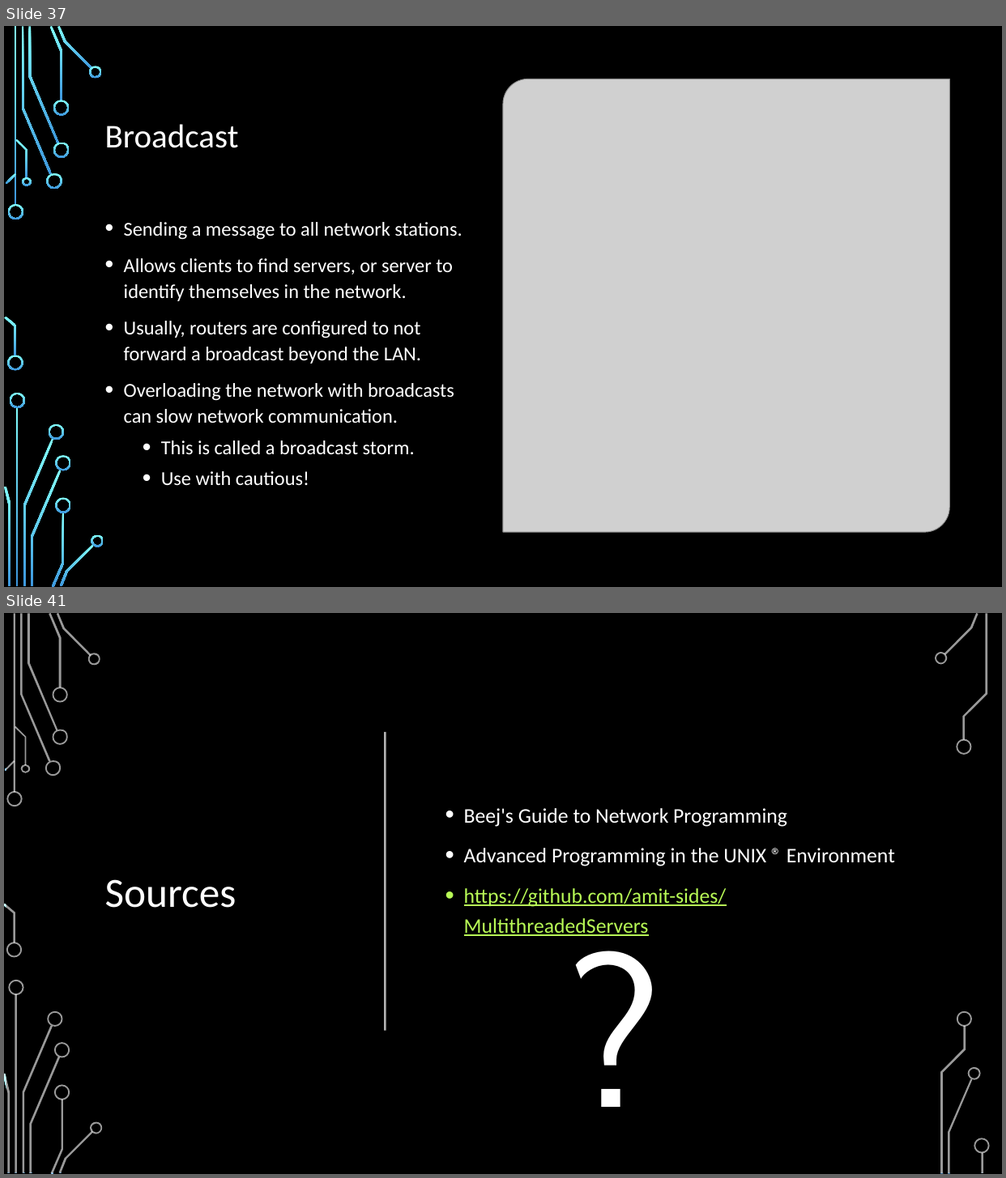
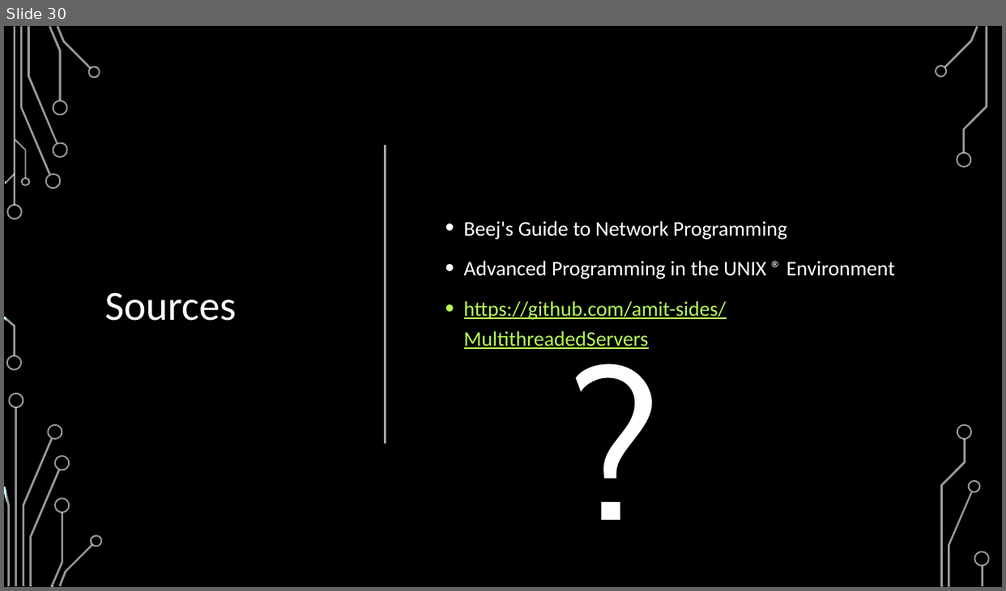
Before and after one commit to amit-sides/Seminar, a slide deck: Lecture/Lecture.pptx. Shown one above the other, each under a label of ours: slides 37 and 41 before the commit, slide 30 after it; the slides between them are not shown. The pictures are 1006x1178 and 1006x591 pixels, drawn with LibreOffice and Linux fonts; fonts in the diff are those of the drawing; grey boxes stand for pictures; background and template pictures are left out. Boxes give left, top, right and bottom in pixels: in the first picture for what was removed or moved away, otherwise in the second. Text is boxed around its words. In the diff, an @@ line names an element or a change of style, - is before the commit and + after.

Commit message:
Finished Networks

```diff
--- a/Lecture/Lecture.pptx
+++ b/Lecture/Lecture.pptx
@@ slide 37 removed at box(4, 26, 1002, 587), background picture (left out); not listed: 10 template elements that a slide beside it also shows @@
@@ rectangle removed at box(4, 26, 1002, 587) @@
@@ group removed at box(13, 26, 987, 206): 6 freeform shapes, 1 rectangle @@
@@ picture removed at box(503, 79, 950, 533) @@
@@ title removed at box(105, 124, 239, 148) @@
-Broadcast
@@ text removed at box(124, 222, 462, 485) @@
-• Sending a message to all network stations.
-• Allows clients to find servers, or server to identify themselves in the network.
-• Usually, routers are configured to not forward a broadcast beyond the LAN.
-• Overloading the network with broadcasts can slow network communication.
-  • This is called a broadcast storm.
-  • Use with cautious!
@@ group removed at box(4, 26, 104, 587): 24 freeform shapes, 2 rectangles @@
@@ what was slide 41 is now slide 30 @@
```
Also in this commit, not shown: 7 slides added, 17 other slides removed.
